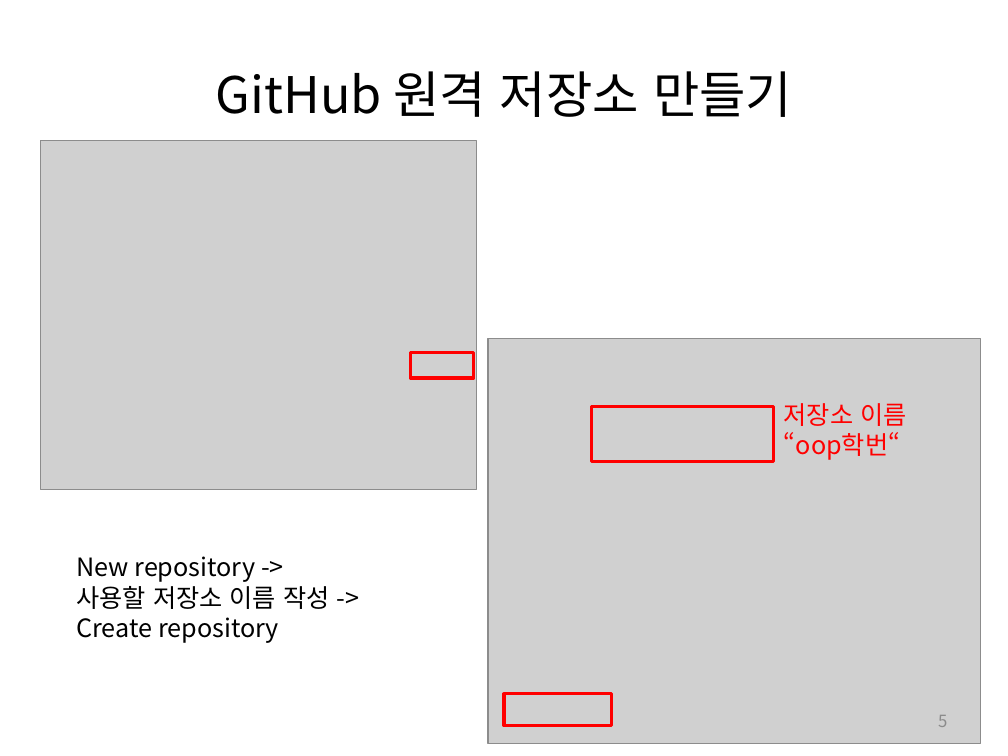
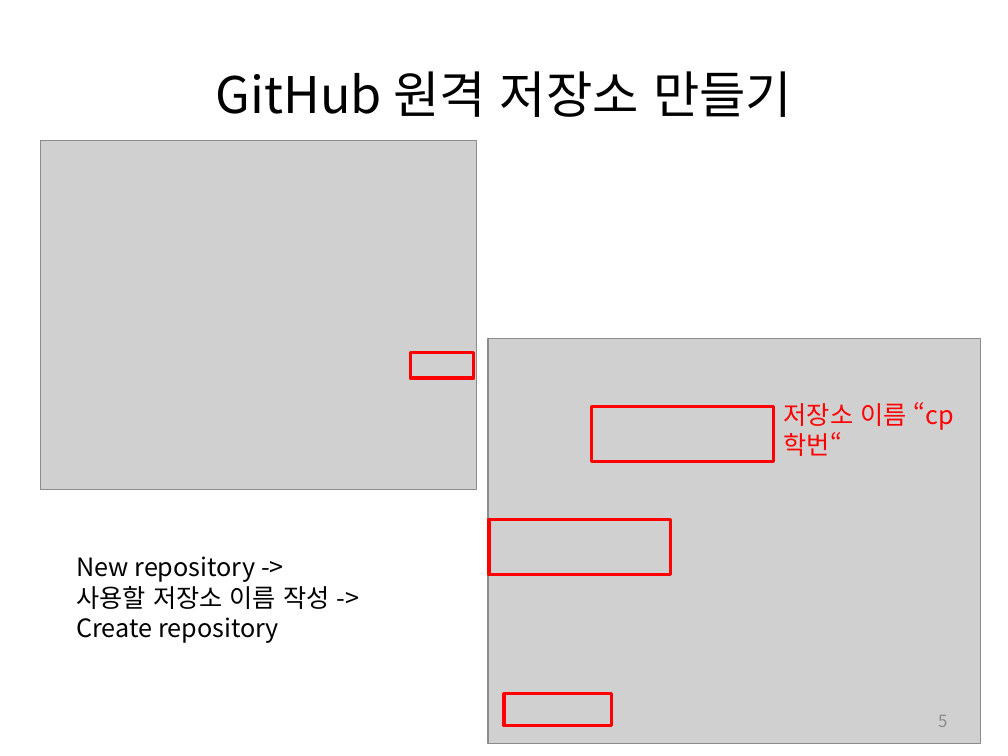
Before and after one commit to comkeen/KIEAS, a slide deck: slide 5 of IEAS_K/document/git_v4.pptx. Drawn at 1008x756 pixels with LibreOffice and Linux fonts; fonts in the diff are those of the drawing; grey boxes stand for pictures. Boxes give left, top, right and bottom in pixels: in the first picture for what was removed or moved away, otherwise in the second. Text is boxed around its words. In the diff, an @@ line names an element or a change of style, - is before the commit and + after.

Commit message:
updated ppt

```diff
--- a/IEAS_K/document/git_v4.pptx
+++ b/IEAS_K/document/git_v4.pptx
@@ text at (784, 403, 906, 426): text changed @@
-저장소 이름 “oop학번“
+저장소 이름 “cp학번“
@@ rectangle added at (489, 519, 671, 575), outline #FF0000 2.25 pt @@
```
